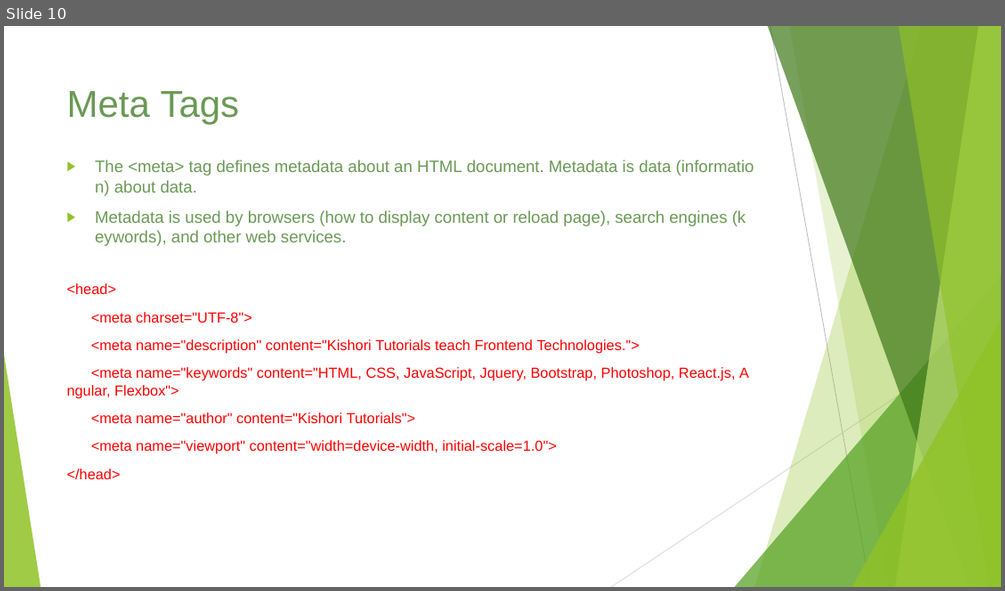
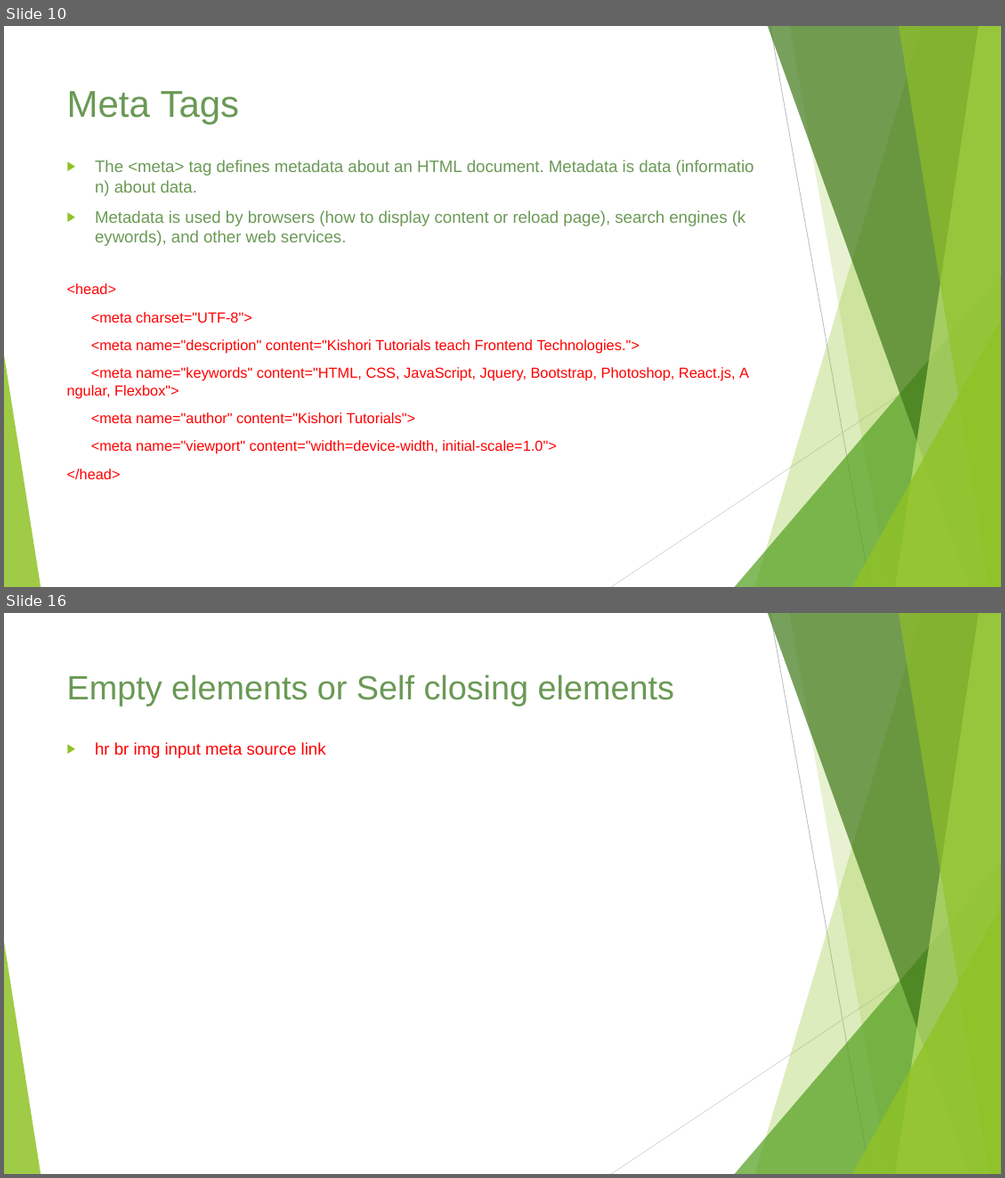
Before and after one commit to ameysawant/webdesigncourse, a slide deck: Web Design Course.pptx. Shown one above the other, each under a label of ours: slide 10 before the commit, slides 10 and 16 after it; the slides between them are not shown. The pictures are 1005x591 and 1005x1178 pixels, drawn with LibreOffice and Linux fonts; fonts in the diff are those of the drawing. Boxes give left, top, right and bottom in pixels: in the first picture for what was removed or moved away, otherwise in the second. Text is boxed around its words. In the diff, an @@ line names an element or a change of style, - is before the commit and + after.

```diff
--- a/Web Design Course.pptx
+++ b/Web Design Course.pptx
@@ slide 16 added at (4, 613, 1001, 1174), background #FFFFFF; not listed: 10 template elements that a slide beside it also shows @@
@@ title added at (67, 674, 674, 706), 32.4 pt, text #6A9955 @@
+Empty elements or Self closing elements
@@ text added at (95, 742, 326, 758), 16 pt, text #FF0000 @@
+▶ hr br img input meta source link
```
Also in this commit, not shown: 6 slides changed, 23 other slides added, 6 other files.
